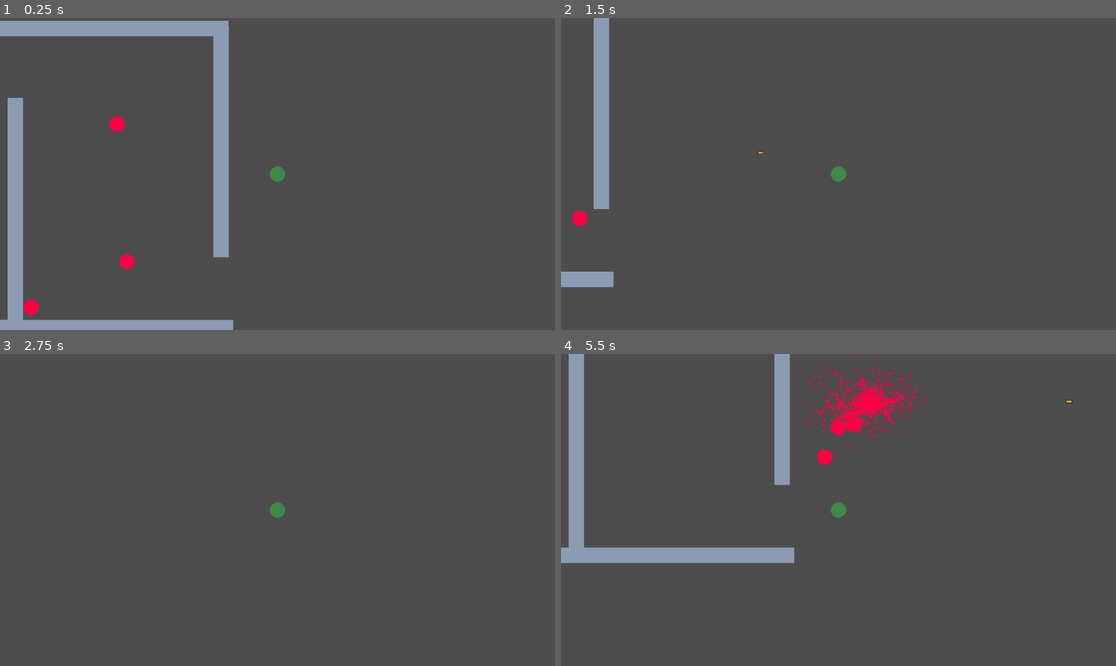
Above: before the commit, frames 1-4 (two rows, left to right).
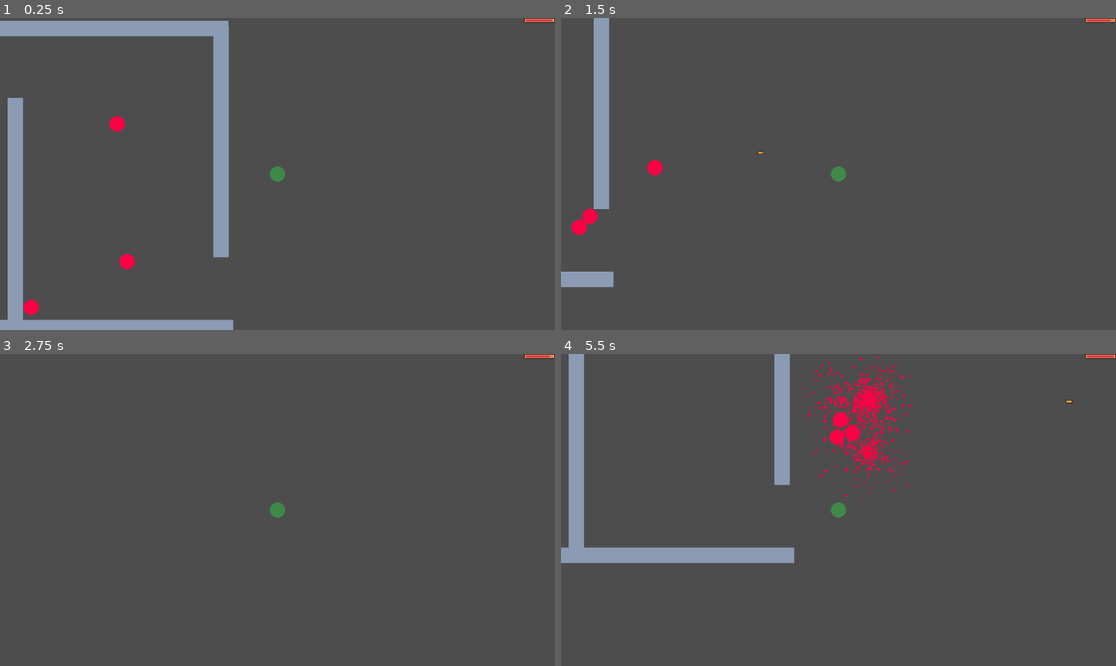
Above: after the commit, the same moments.

Repository: whocares-abt/fast-pace
Game: Godot game, scene res://Scenes/debug_map.tscn
Same seed, same stepped clock (60 frames per second), same inputs: the game is played once before the commit and once after it.
Inputs (mouse positions are in pixels of both pictures, inside the frame that each line leads up to):
- Up to frame 1 (0.25 s): no input
- Up to frame 2 (1.5 s): move the mouse to (960, 158) at 0.52 s; press the mouse at (960, 158) at 0.53 s; hold D (move_right) 0.53-1.28 s; move the mouse to (727, 189) at 1.27 s; release the mouse at (727, 189) at 1.28 s; hold S (move_down) from 1.28 s (still down); click (727, 189) at 1.35 s
- Up to frame 3 (2.75 s): move the mouse to (333, 441) at 2.02 s; release S (move_down) at 2.03 s; press the mouse at (333, 441) at 2.03 s; hold D (move_right) from 2.03 s (still down)
- Up to frame 4 (5.5 s): move the mouse to (810, 572) at 2.77 s; release D (move_right) at 2.78 s; release the mouse at (810, 572) at 2.78 s; hold W (move_up) 2.78-3.53 s; click (810, 572) at 2.85 s; tap Enter at 3.5 s; move the mouse to (1005, 556) at 3.52 s; press the mouse at (1005, 556) at 3.53 s; hold A (move_left) 3.53-5.03 s; move the mouse to (672, 463) at 4.27 s; release the mouse at (672, 463) at 4.28 s; click (672, 463) at 4.35 s; move the mouse to (866, 510) at 5.02 s; press the mouse at (866, 510) at 5.03 s; hold S (move_down) from 5.03 s (still down)

The runs differ from the first frame. In frame 1, less than 0.1% of the frame differs, in the area x 94-100%, y 0-2%; in frame 2, 0.4%; in frame 3, less than 0.1%; in frame 4, 2.4%, in the area x 42-100%, y 0-47%.

Commit message:
Added health bar and player health (reduces with time)
Also changed file directory structure

Diff:
--- a/Resources/Spriteframes/katana.tres
+++ b/Resources/Spriteframes/katana.tres
@@ -1,6 +1,6 @@
 [gd_resource type="SpriteFrames" load_steps=3 format=3 uid="uid://b7gqg47jgrs8k"]
 
-[ext_resource type="Texture2D" uid="uid://dsi6peaxa3a52" path="res://Assets/Art/Textures/katana.png" id="1_uxv4s"]
+[ext_resource type="Texture2D" uid="uid://dsi6peaxa3a52" path="res://Assets/Art/Textures/Combat/katana.png" id="1_uxv4s"]
 
 [sub_resource type="AtlasTexture" id="AtlasTexture_0vga2"]
 atlas = ExtResource("1_uxv4s")
--- a/Resources/Spriteframes/pistol.tres
+++ b/Resources/Spriteframes/pistol.tres
@@ -1,6 +1,6 @@
 [gd_resource type="SpriteFrames" load_steps=3 format=3 uid="uid://8kbpv5bys0d"]
 
-[ext_resource type="Texture2D" uid="uid://b2p7jog6r2drf" path="res://Assets/Art/Textures/gun.png" id="1_y53jq"]
+[ext_resource type="Texture2D" uid="uid://b2p7jog6r2drf" path="res://Assets/Art/Textures/Combat/gun.png" id="1_y53jq"]
 
 [sub_resource type="AtlasTexture" id="AtlasTexture_io3wf"]
 atlas = ExtResource("1_y53jq")
--- a/Scenes/Characters/enemy_character.tscn
+++ b/Scenes/Characters/enemy_character.tscn
@@ -1,6 +1,6 @@
 [gd_scene load_steps=10 format=3 uid="uid://uriwqjsj2l17"]
 
-[ext_resource type="Texture2D" uid="uid://bkgx3t4wcwml7" path="res://Assets/Art/SpriteSheets/Enemy.png" id="1_kjxs3"]
+[ext_resource type="Texture2D" uid="uid://bkgx3t4wcwml7" path="res://Assets/Art/Textures/Characters/Enemy.png" id="1_kjxs3"]
 [ext_resource type="Script" uid="uid://rgjg7yqphkf0" path="res://Scripts/Characters/enemy_character.gd" id="1_nraa5"]
 [ext_resource type="PackedScene" uid="uid://u2sytbk4b1vf" path="res://Scenes/AI/navigation_component.tscn" id="2_f31sj"]
 [ext_resource type="PackedScene" uid="uid://jtjvgtyiaplq" path="res://Scenes/Combat/hitbox.tscn" id="3_sdh2x"]
--- a/Scenes/Characters/player_character.tscn
+++ b/Scenes/Characters/player_character.tscn
@@ -2,7 +2,7 @@
 
 [ext_resource type="Script" uid="uid://dxgq4xe00pby6" path="res://Scripts/Characters/player_character.gd" id="1_l560e"]
 [ext_resource type="PackedScene" uid="uid://nbsjmjd7do3s" path="res://Scenes/Combat/weapon.tscn" id="2_3pywu"]
-[ext_resource type="Texture2D" uid="uid://blfonbnnkwt7m" path="res://Assets/Art/SpriteSheets/Player.png" id="2_c2rcm"]
+[ext_resource type="Texture2D" uid="uid://blfonbnnkwt7m" path="res://Assets/Art/Textures/Characters/Player.png" id="2_c2rcm"]
 [ext_resource type="PackedScene" uid="uid://jtjvgtyiaplq" path="res://Scenes/Combat/hitbox.tscn" id="3_i26gt"]
 
 [sub_resource type="CircleShape2D" id="CircleShape2D_oigcr"]
@@ -42,4 +42,9 @@
 [node name="CollisionShape2D" type="CollisionShape2D" parent="Hitbox"]
 shape = SubResource("CircleShape2D_3pywu")
 
+[node name="HealthTimer" type="Timer" parent="."]
+wait_time = 0.5
+autostart = true
+
 [connection signal="hurtbox_entered" from="Hitbox" to="." method="_on_hitbox_hurtbox_entered"]
+[connection signal="timeout" from="HealthTimer" to="." method="_on_health_timer_timeout"]
--- a/Scenes/Combat/bullet.tscn
+++ b/Scenes/Combat/bullet.tscn
@@ -2,7 +2,7 @@
 
 [ext_resource type="Script" uid="uid://dn8al0fnhfbkn" path="res://Scripts/Combat/bullet.gd" id="1_h4bvn"]
 [ext_resource type="PackedScene" uid="uid://c6yca5h55hus" path="res://Scenes/Combat/hurtbox.tscn" id="2_2qxdl"]
-[ext_resource type="Texture2D" uid="uid://x31o6ma1jwj7" path="res://Assets/Art/Textures/bullet.png" id="3_2qxdl"]
+[ext_resource type="Texture2D" uid="uid://x31o6ma1jwj7" path="res://Assets/Art/Textures/Combat/bullet.png" id="3_2qxdl"]
 [ext_resource type="Material" uid="uid://bxjpnuylm11oo" path="res://Resources/Particles/bullet_trail.tres" id="4_3m52h"]
 
 [sub_resource type="CapsuleShape2D" id="CapsuleShape2D_3m52h"]
--- a/Scenes/Environment/wall.tscn
+++ b/Scenes/Environment/wall.tscn
@@ -1,7 +1,7 @@
 [gd_scene load_steps=5 format=3 uid="uid://bu0d3bicfpl4t"]
 
 [ext_resource type="Script" uid="uid://kdoiegyqwxxq" path="res://Scripts/Environment/wall.gd" id="1_3l8k3"]
-[ext_resource type="Texture2D" uid="uid://0n24g1ee514k" path="res://Assets/Art/SpriteSheets/Wall.png" id="1_l8g5h"]
+[ext_resource type="Texture2D" uid="uid://0n24g1ee514k" path="res://Assets/Art/Textures/Wall.png" id="1_l8g5h"]
 
 [sub_resource type="RectangleShape2D" id="RectangleShape2D_3l8k3"]
 size = Vector2(32, 32)
--- /dev/null
+++ b/Scenes/UI/game_ui.tscn
@@ -0,0 +1,20 @@
+[gd_scene load_steps=2 format=3 uid="uid://dm4gkq86dil4c"]
+
+[ext_resource type="PackedScene" uid="uid://d3l37od3e5qyu" path="res://Scenes/UI/health_bar.tscn" id="1_3fiko"]
+
+[node name="GameUI" type="Control"]
+layout_mode = 3
+anchors_preset = 15
+anchor_right = 1.0
+anchor_bottom = 1.0
+grow_horizontal = 2
+grow_vertical = 2
+
+[node name="HealthBar" parent="." instance=ExtResource("1_3fiko")]
+layout_mode = 1
+anchors_preset = 1
+anchor_left = 1.0
+anchor_right = 1.0
+offset_left = -64.0
+offset_right = 0.0
+grow_horizontal = 0
--- /dev/null
+++ b/Scenes/UI/health_bar.tscn
@@ -0,0 +1,13 @@
+[gd_scene load_steps=4 format=3 uid="uid://d3l37od3e5qyu"]
+
+[ext_resource type="Texture2D" uid="uid://do8tfasmxsiyc" path="res://Assets/Art/Textures/UI/healthbarUnder.png" id="1_4c3qa"]
+[ext_resource type="Texture2D" uid="uid://csgdbangehwth" path="res://Assets/Art/Textures/UI/healthbarProgress.png" id="2_1s5oa"]
+[ext_resource type="Script" uid="uid://b6xw6vikfrcq4" path="res://Scripts/UI/health_bar.gd" id="3_1s5oa"]
+
+[node name="HealthBar" type="TextureProgressBar"]
+offset_right = 64.0
+offset_bottom = 10.0
+value = 90.0
+texture_under = ExtResource("1_4c3qa")
+texture_progress = ExtResource("2_1s5oa")
+script = ExtResource("3_1s5oa")
--- a/Scenes/debug_map.tscn
+++ b/Scenes/debug_map.tscn
@@ -6,6 +6,8 @@
 [ext_resource type="PackedScene" uid="uid://uriwqjsj2l17" path="res://Scenes/Characters/enemy_character.tscn" id="4_6mob1"]
 [ext_resource type="PackedScene" uid="uid://b4la54oa07emn" path="res://Scenes/Combat/bullet_manager.tscn" id="4_gu212"]
 [ext_resource type="PackedScene" uid="uid://cwav53n6w8kp3" path="res://Scenes/AI/navigation_region.tscn" id="5_gu212"]
+[ext_resource type="PackedScene" uid="uid://dm4gkq86dil4c" path="res://Scenes/UI/game_ui.tscn" id="7_gnyyd"]
+[ext_resource type="Script" uid="uid://bhgtcghfpf7w4" path="res://Scripts/UI/game_ui.gd" id="8_1on00"]
 
 [node name="DebugMap" type="Node2D"]
 
@@ -72,4 +74,7 @@
 
 [node name="BulletManager" parent="." instance=ExtResource("4_gu212")]
 
-[node name="AudioStreamPlayer" type="AudioStreamPlayer" parent="."]
+[node name="CanvasLayer" type="CanvasLayer" parent="."]
+
+[node name="GameUI" parent="CanvasLayer" instance=ExtResource("7_gnyyd")]
+script = ExtResource("8_1on00")
--- a/Scripts/AI/navigation_component.gd
+++ b/Scripts/AI/navigation_component.gd
@@ -8,11 +8,12 @@
 
 func set_goal(new_goal):
 	goal = new_goal
+	nav_timer.start(time)
 
 func _on_nav_timer_timeout() -> void:
 	if (goal == null):
+		nav_timer.stop()
 		return
 
 	if (target_position - goal.global_position).length() > path_recalc_threshold:
 		target_position = goal.global_position
-	nav_timer.start(time)
--- a/Scripts/Autoloads/combat_signal_bus.gd
+++ b/Scripts/Autoloads/combat_signal_bus.gd
@@ -1,3 +1,9 @@
 extends Node
 
 signal bullet_shot(bullet, bullet_spawn_pos)
+
+signal enemy_died
+
+signal player_health_updated(new_health, max_health)
+
+signal player_died
--- a/Scripts/Characters/enemy_character.gd
+++ b/Scripts/Characters/enemy_character.gd
@@ -37,6 +37,7 @@
 	hitbox.monitorable = false
 	hitbox.monitoring = false
 	nav_comp.set_goal(null)
+	CombatSignalBus.emit_signal("enemy_died")
 
 	# To prevent blood splashes from disappearing
 	await get_tree().create_timer(particle.lifetime).timeout
--- a/Scripts/Characters/player_character.gd
+++ b/Scripts/Characters/player_character.gd
@@ -1,21 +1,37 @@
 extends CharacterBody2D
 
 @export var SPEED = 300.0
+@export var max_health = 12
+var health = 1
 
 @onready var weapon = $Weapon
+@onready var sprite = $AnimatedSprite2D
+@onready var health_timer = $HealthTimer
+
+var input_disabled = false
+var input_disabled_cause = ""
 
 func _ready() -> void:
 	weapon.add_hurtbox_owners(["Player"])
 	weapon.equip_weapon("pistol")
 
+	health = max_health
+
+	CombatSignalBus.connect("enemy_died", on_enemy_death)
+
 func _input(event: InputEvent) -> void:
+	if (input_disabled):
+		return
+
 	if (event.is_action_pressed("attack")):
 		var mouse_pos = get_global_mouse_position()
-		var mouse_to_player = mouse_pos - position
+		var attack_direction = mouse_pos - position
 
-		weapon.attack(mouse_to_player.normalized())
+		weapon.attack(attack_direction.normalized())
 
 func _physics_process(_delta: float) -> void:
+	if (input_disabled):
+		return
 
 	var direction_x = Input.get_axis("move_left", "move_right")
 	var direction_y = Input.get_axis("move_up", "move_down")
@@ -35,3 +51,20 @@
 func _on_hitbox_hurtbox_entered(area: Variant) -> void:
 	if ("Enemy" in area.hurtbox_owners):
 		self.queue_free()
+
+func _on_health_timer_timeout() -> void:
+	update_health(-1)
+
+func on_enemy_death():
+	update_health(3)
+
+func update_health(delta):
+	health = min(health + delta, max_health)
+	CombatSignalBus.emit_signal("player_health_updated", health, max_health)
+	if (health <= 0):
+		disable_player()
+
+func disable_player():
+	input_disabled = true
+	input_disabled_cause = "death"
+	CombatSignalBus.emit_signal("player_died")
--- a/Scripts/Combat/weapon.gd
+++ b/Scripts/Combat/weapon.gd
@@ -23,7 +23,7 @@
 }
 
 var sprite_frame_map = {
-	"pistol" : "res://Resources/Spriteframes/katana.tres",
+	"pistol" : "res://Resources/Spriteframes/pistol.tres",
 	"katana" : "res://Resources/Spriteframes/katana.tres",
 }
 
--- a/Scripts/Resources/Combat/weapon_stats.gd
+++ b/Scripts/Resources/Combat/weapon_stats.gd
@@ -4,9 +4,6 @@
 @export var ranged : bool
 @export var weapon_name : String
 var projectile : Node2D # Projectile being shot by gun
-
-# How to parse a texture into an animatedSprite2D?
-# @export var texture : Texture2D
 
 # Stats for both ranged and melee weapons
 @export var firing_rate : float
--- /dev/null
+++ b/Scripts/UI/game_ui.gd
@@ -0,0 +1,10 @@
+extends Control
+
+@onready var health_bar = $HealthBar
+
+# Called when the node enters the scene tree for the first time.
+func _ready() -> void:
+	CombatSignalBus.connect("player_health_updated", update_health)
+
+func update_health(new_health, max_health):
+	health_bar.update_health(new_health, max_health)
--- /dev/null
+++ b/Scripts/UI/health_bar.gd
@@ -0,0 +1,4 @@
+extends TextureProgressBar
+
+func update_health(new_health : float, max_health : float):
+	value = (new_health/max_health) * max_value
Renamed: Assets/Art/SpriteSheets/Enemy.png -> Assets/Art/Textures/Characters/Enemy.png
Not shown, changed: Assets/Art/Textures/Characters/Enemy.png.import
Renamed: Assets/Art/SpriteSheets/Player.png -> Assets/Art/Textures/Characters/Player.png
Not shown, changed: Assets/Art/Textures/Characters/Player.png.import
Renamed: Assets/Art/Textures/bullet.png -> Assets/Art/Textures/Combat/bullet.png
Not shown, changed: Assets/Art/Textures/Combat/bullet.png.import
Renamed: Assets/Art/Textures/gun.png -> Assets/Art/Textures/Combat/gun.png
Not shown, changed: Assets/Art/Textures/Combat/gun.png.import
Renamed: Assets/Art/Textures/katana.png -> Assets/Art/Textures/Combat/katana.png
Not shown, added: Assets/Art/Textures/Combat/katana.png.import
Binary file added: Assets/Art/Textures/UI/healthbarProgress.png
Not shown, changed: Assets/Art/Textures/UI/healthbarProgress.png.import
(and 7 more such lines)
